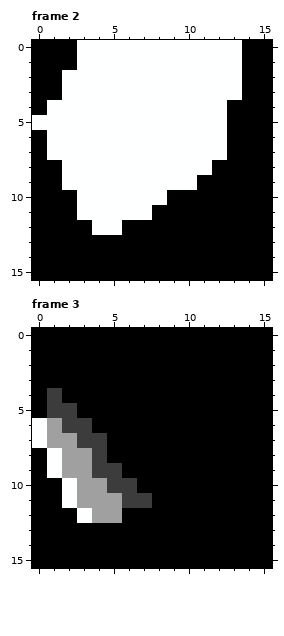
Edited in one commit: pixel-art file (art/sprite_tiles/broadsword_east_3.aseprite). Above is the file before it was changed.
16x16 pixels, 4 frames. Shown: frame 2, frame 3. The commit also changed other frames, which this record leaves out.
The same view after the edit:
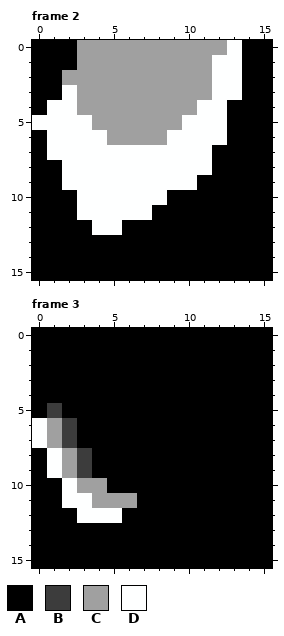
Palette (. is transparent): A #000000  B #3c3c3c  C #a0a0a0  D #feffff
From old to new:
--- frame 2
@@ x 0..15 @@
- 0 AAADDDDDDDDDDDAA
- 1 AAADDDDDDDDDDDAA
- 2 AADDDDDDDDDDDDAA
- 3 AADDDDDDDDDDDDAA
- 4 ADDDDDDDDDDDDAAA
- 5 DDDDDDDDDDDDDAAA
- 6 ADDDDDDDDDDDDAAA
- 7 ADDDDDDDDDDDDAAA
+ 0 AAACCCCCCCCCCDAA
+ 1 AAACCCCCCCCCDDAA
+ 2 AACCCCCCCCCCDDAA
+ 3 AADCCCCCCCCCDDAA
+ 4 ADDCCCCCCCCDDAAA
+ 5 DDDDCCCCCCDDDAAA
+ 6 ADDDDCCCCDDDDAAA
+ 7 ADDDDDDDDDDDAAAA
  8 AADDDDDDDDDDAAAA
--- frame 3
@@ x 0..9 @@
  3 AAAAAAAAAA
- 4 ABAAAAAAAA
- 5 ABBAAAAAAA
- 6 DCBBAAAAAA
- 7 DCCBBAAAAA
- 8 ADCCBAAAAA
- 9 ADCCBBAAAA
-10 AADCCBBAAA
-11 AADCCCBBAA
-12 AAADCCAAAA
+ 4 AAAAAAAAAA
+ 5 ABAAAAAAAA
+ 6 DCBAAAAAAA
+ 7 DCBAAAAAAA
+ 8 ADCBAAAAAA
+ 9 ADCBAAAAAA
+10 AADCCAAAAA
+11 AADDCCCAAA
+12 AAADDDAAAA
 13 AAAAAAAAAA
